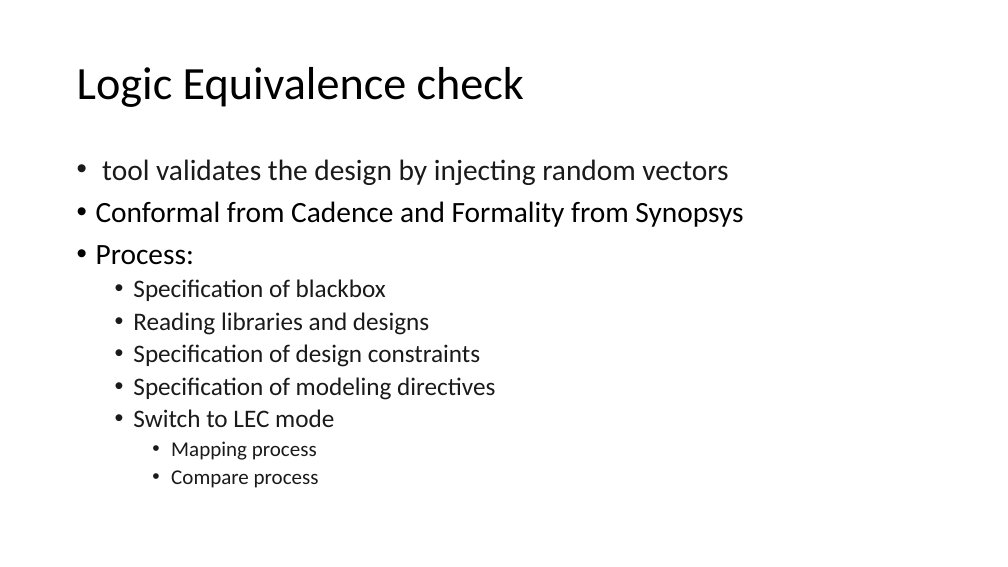
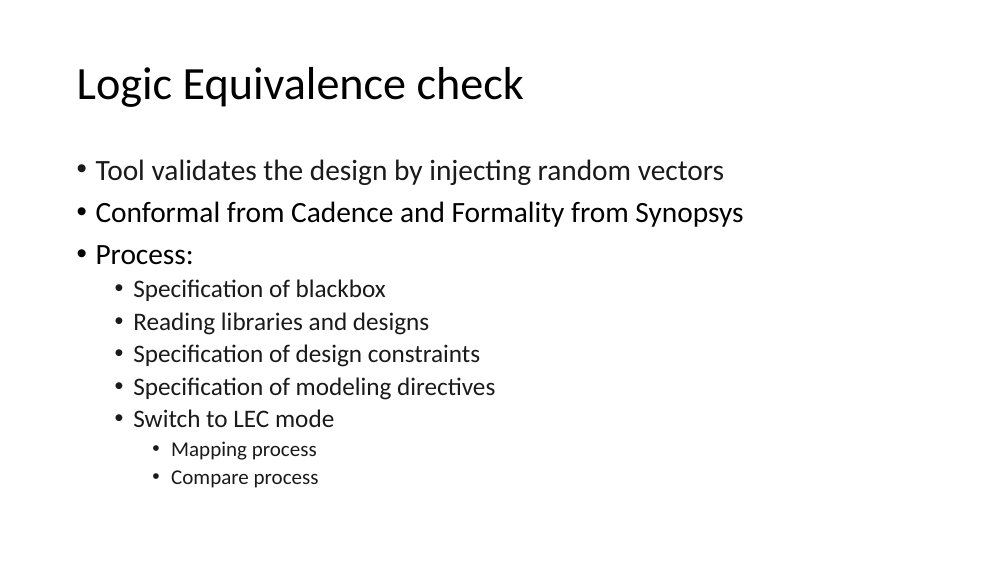
Before and after one commit to isomoye/EEGR471, a slide deck: slide 7 of sections/Segment_8.pptm. Drawn at 1008x567 pixels with LibreOffice and Linux fonts; fonts in the diff are those of the drawing. Boxes give left, top, right and bottom in pixels: in the first picture for what was removed or moved away, otherwise in the second. Text is boxed around its words. In the diff, an @@ line names an element or a change of style, - is before the commit and + after.

```diff
--- a/sections/Segment_8.pptm
+++ b/sections/Segment_8.pptm
@@ text at <box>96,159,724,185</box>: text changed @@
-• tool validates the design by injecting random vectors
+• Tool validates the design by injecting random vectors
```
Also in this commit, not shown: 3 other slides changed, 4 other files.
